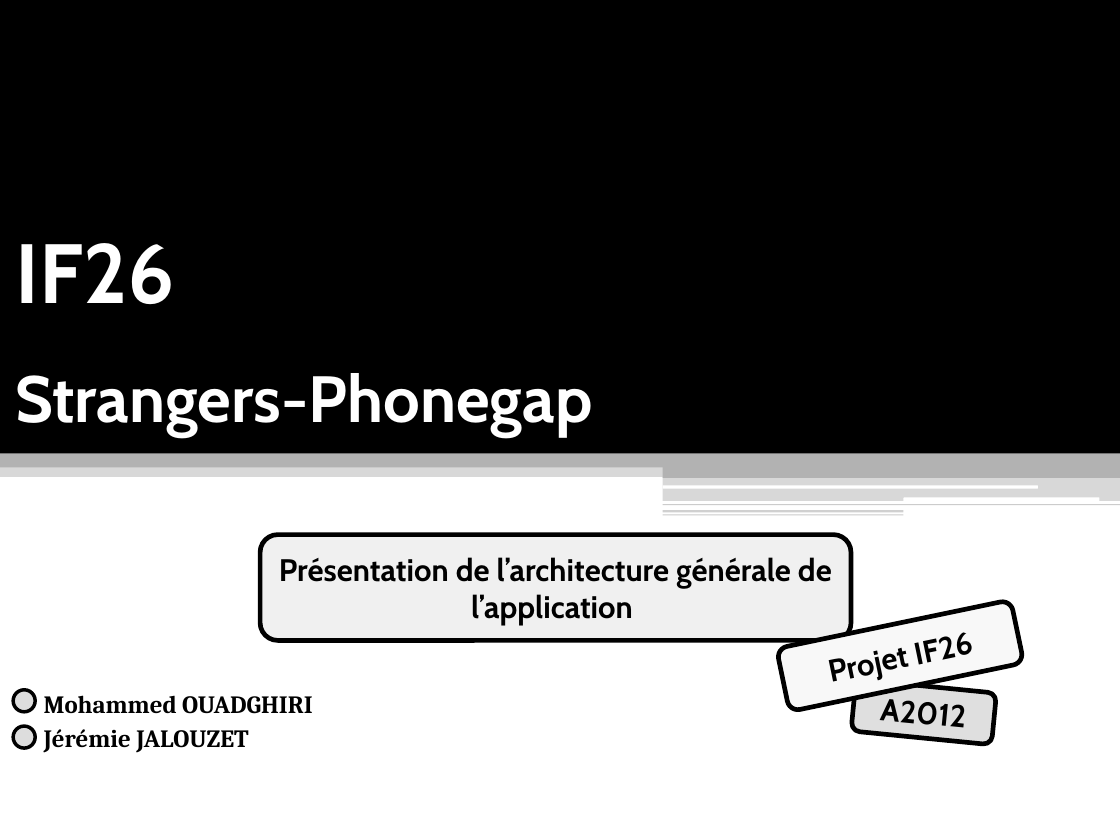
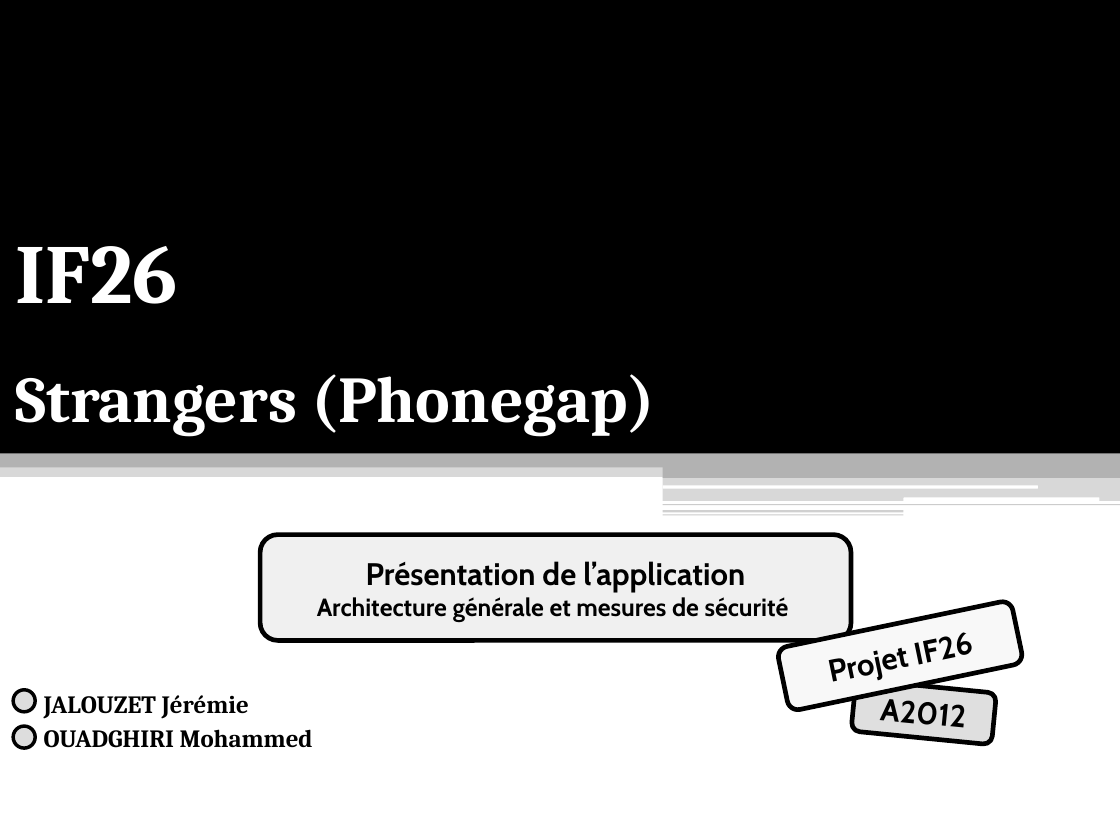
Before and after one commit to Anicky/Strangers-Phonegap, a slide deck: slide 1 of présentation/Présentation IF26.pptx. Drawn at 1120x840 pixels with LibreOffice and Linux fonts; fonts in the diff are those of the drawing. Boxes give left, top, right and bottom in pixels: in the first picture for what was removed or moved away, otherwise in the second. Text is boxed around its words. In the diff, an @@ line names an element or a change of style, - is before the commit and + after.

```diff
--- a/présentation/Présentation IF26.pptx
+++ b/présentation/Présentation IF26.pptx
@@ title at bbox=[15, 246, 654, 437]: text changed; font Cabin to Cambria @@
-IF26
-Strangers-Phonegap
+IF26
+Strangers (Phonegap)
@@ text in rounded rectangle at bbox=[317, 561, 789, 621]: text changed; size 20 to 16 pt @@
-Présentation de l’architecture générale de l’application
+Présentation de l’application
+Architecture générale et mesures de sécurité
@@ subtitle at bbox=[44, 695, 313, 748]: text changed @@
-Mohammed OUADGHIRI
-Jérémie JALOUZET
+JALOUZET Jérémie
+OUADGHIRI Mohammed
```
Also in this commit, not shown: 5 other slides changed, 5 slides added, 5 slides removed, 5 other files.
